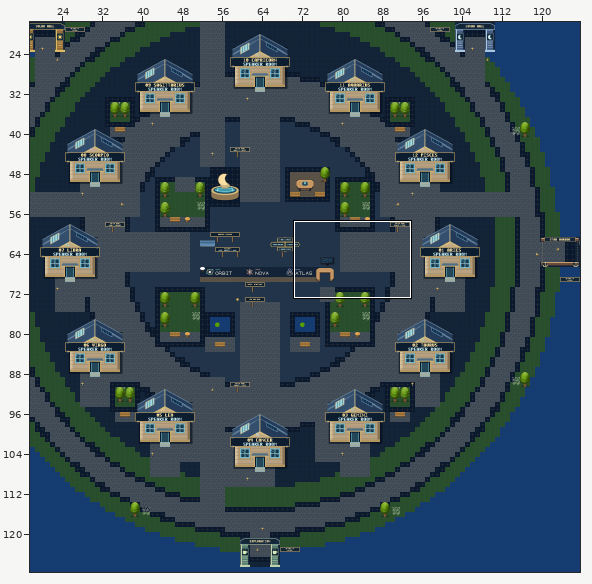
Two versions of a level (Tiled map (JSON), maps/preview/overworld.tmj). Above: a wide view before the commit, with the close-up outlined.
Close-up. Before the commit:
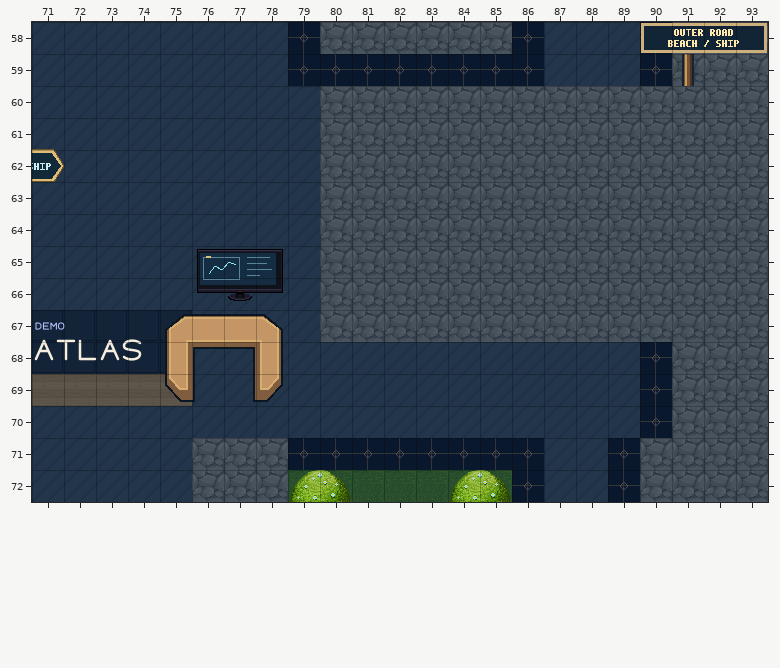
Cells are 32x32 px. Shown: x 71..93, y 58..72.
Now the later version:
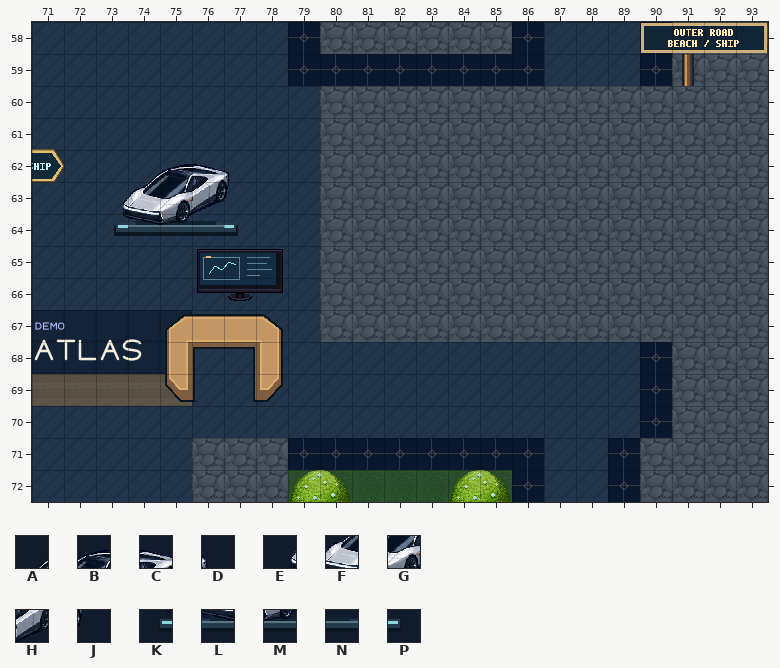
Key: from "roadster": A 219, B 220, C 221, D 222, E 223, F 224, G 225, H 226, J 227, K 228, L 229, M 230, N 231, P 232.
_ is an empty cell.
Tiles of an added or newly shown layer are drawn over the layers below it.
Author's note on the commit: Add stationary native Roadster display at plaza entrance
Changes in this commit:
Layer "roadster" (added):
y 62: x 74..77 ____ -> ABCD
y 63: x 73..77 _____ -> EFGHJ
y 64: x 73..77 _____ -> KLMNP
Where, in picture pixels (left, top, right, bottom), the same in both close-ups:
added: (114, 164, 238, 236)
